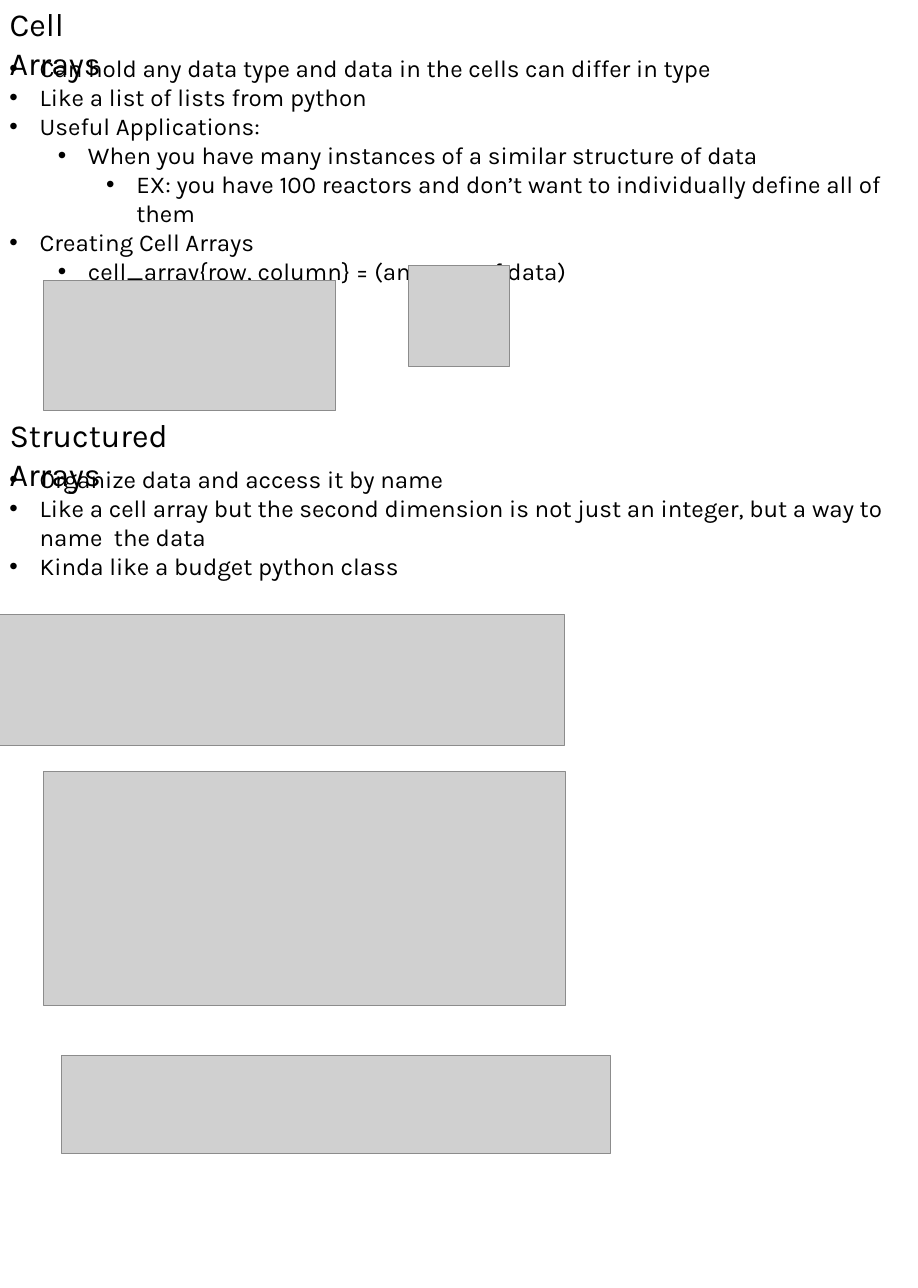
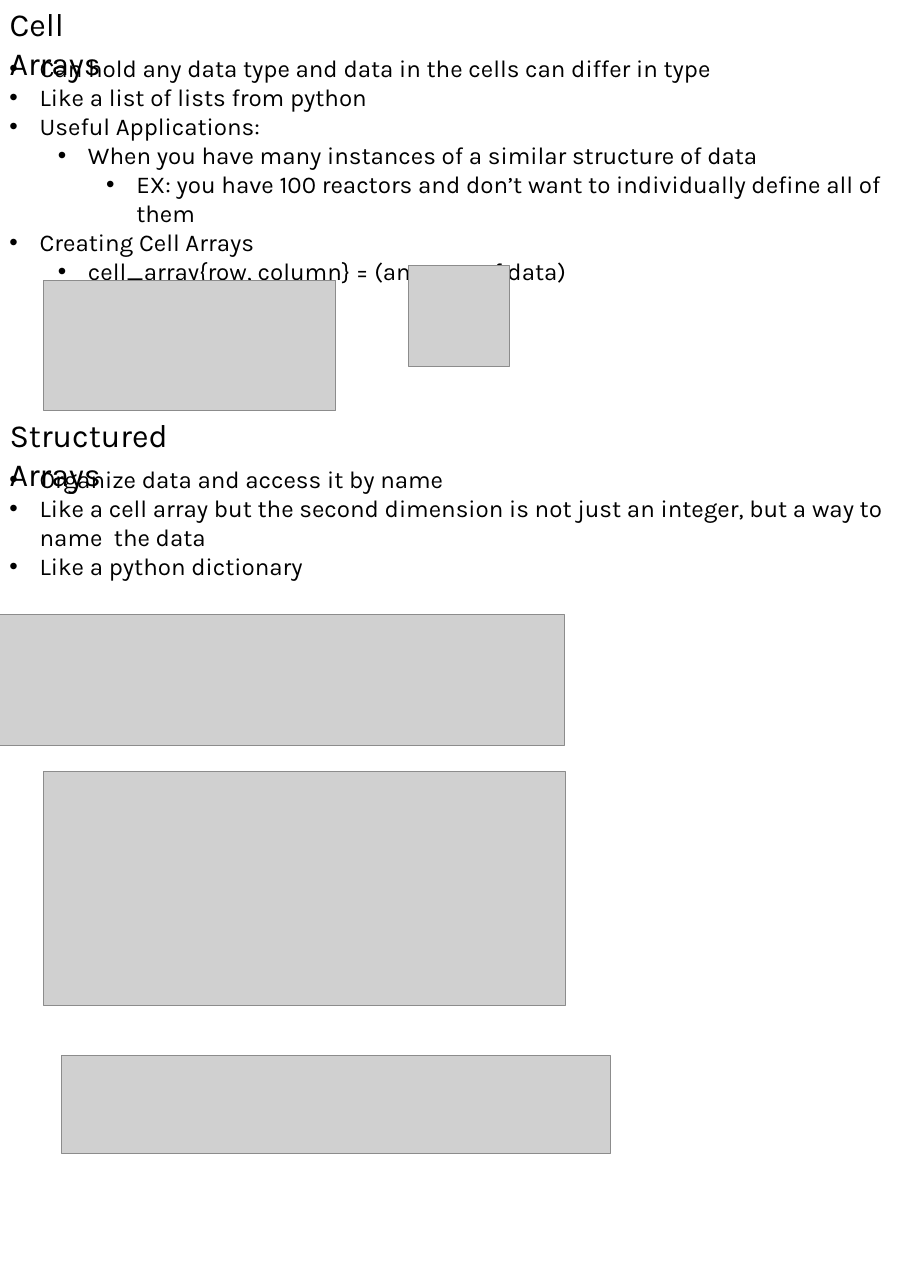
Before and after one commit to 1980s-Space-Guy/Fall24Classes, a slide deck: slide 9 of NumericalAnalysis.pptx. Drawn at 918x1288 pixels with LibreOffice and Linux fonts; fonts in the diff are those of the drawing; grey boxes stand for pictures. Boxes give left, top, right and bottom in pixels: in the first picture for what was removed or moved away, otherwise in the second. Text is boxed around its words. In the diff, an @@ line names an element or a change of style, - is before the commit and + after.

```diff
--- a/NumericalAnalysis.pptx
+++ b/NumericalAnalysis.pptx
@@ text at (x1=40, y1=558, x2=302, y2=581): text changed @@
-• Kinda like a budget python class
+• Like a python dictionary
```
Also in this commit, not shown: 2 other slides changed, 1 other file.
